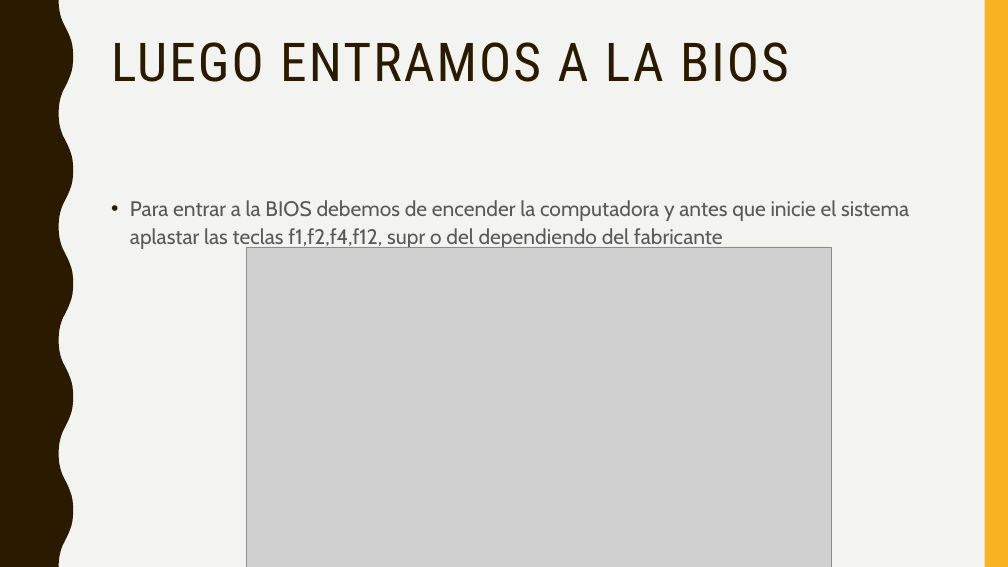
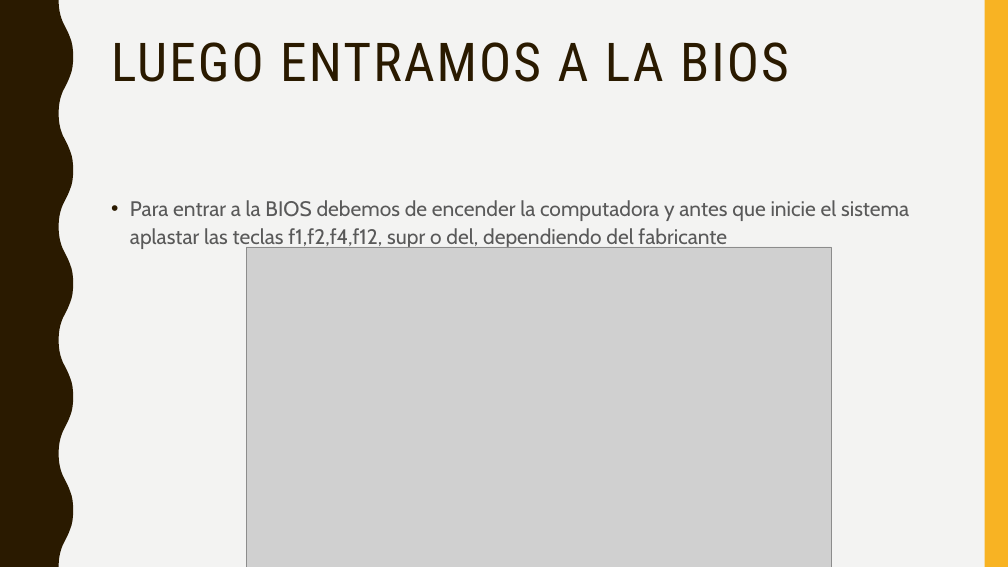
Before and after one commit to franko21/OHM, a slide deck: slide 6 of reparacion de compu/PASOS PARA FORMATEAR UNA COMPUTADORA.pptx. Drawn at 1008x567 pixels with LibreOffice and Linux fonts; fonts in the diff are those of the drawing; grey boxes stand for pictures. Boxes give left, top, right and bottom in pixels: in the first picture for what was removed or moved away, otherwise in the second. Text is boxed around its words. In the diff, an @@ line names an element or a change of style, - is before the commit and + after.

```diff
--- a/reparacion de compu/PASOS PARA FORMATEAR UNA COMPUTADORA.pptx
+++ b/reparacion de compu/PASOS PARA FORMATEAR UNA COMPUTADORA.pptx
@@ text at box(130, 200, 909, 250): text changed @@
-• Para entrar a la BIOS debemos de encender la computadora y antes que inicie el sistema aplastar las teclas f1,f2,f4,f12, supr o del dependiendo del fabricante
+• Para entrar a la BIOS debemos de encender la computadora y antes que inicie el sistema aplastar las teclas f1,f2,f4,f12, supr o del, dependiendo del fabricante
```
Also in this commit, not shown: 2 other slides changed, 1 other file.
